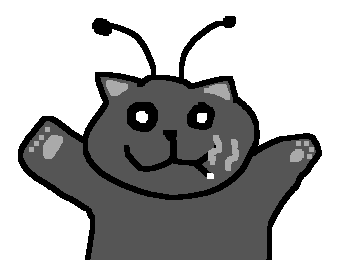
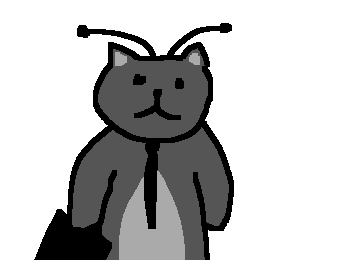
The second (346, 260) image is a revision of the first. Changes to its layers:
hid "smoke-2" over [208, 135, 239, 171]
added layer "adult" above "child" over [31, 20, 237, 260]
hid "background" over [18, 16, 322, 260]
